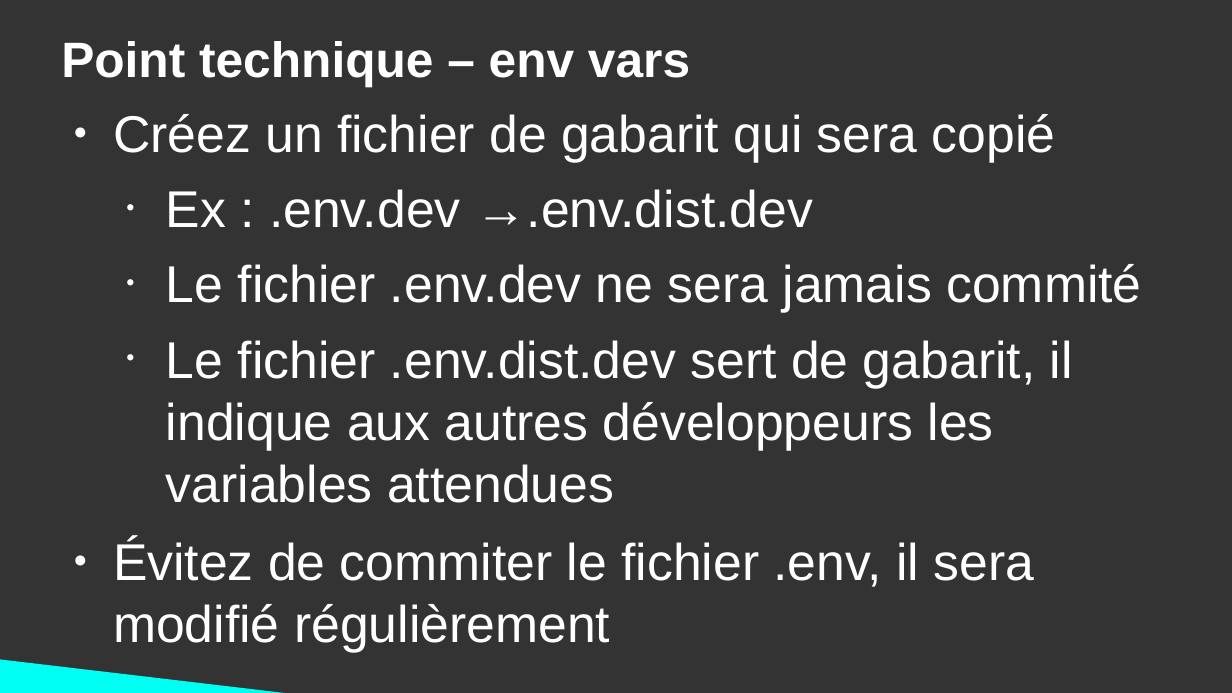
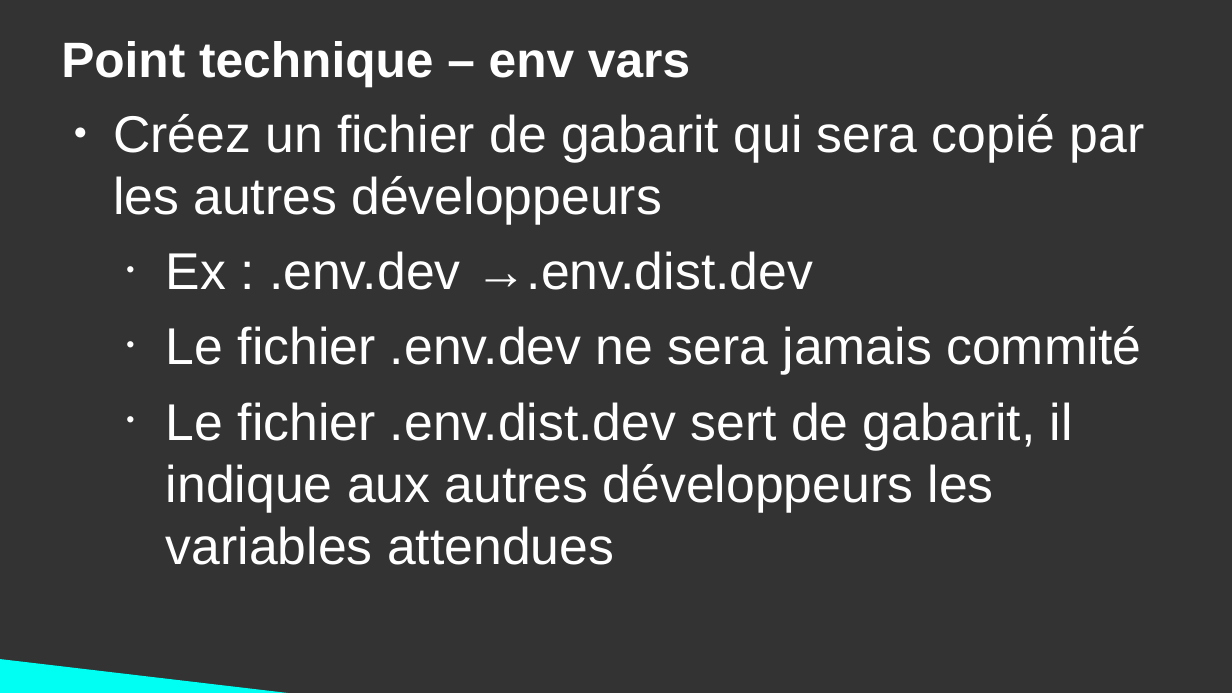
Before and after one commit to DanYellow/cours, a slide deck: slide 55 of developpement-front-s5/travaux-pratiques/numero-4/presentation.odp (slide 57 before the commit). Drawn at 1232x693 pixels with LibreOffice and Linux fonts; fonts in the diff are those of the drawing. Boxes give left, top, right and bottom in pixels: in the first picture for what was removed or moved away, otherwise in the second. Text is boxed around its words. In the diff, an @@ line names an element or a change of style, - is before the commit and + after.

```diff
--- a/developpement-front-s5/travaux-pratiques/numero-4/presentation.odp
+++ b/developpement-front-s5/travaux-pratiques/numero-4/presentation.odp
@@ text at (x1=113, y1=114, x2=1145, y2=225): text changed @@
-● Créez un fichier de gabarit qui sera copié
+● Créez un fichier de gabarit qui sera copié par les autres développeurs
@@ text at (x1=113, y1=539, x2=1034, y2=587): paragraph removed @@
-● Évitez de commiter le fichier .env, il sera modifié régulièrement
```
Also in this commit, not shown: 12 other slides changed, 2 slides added, 3 other files.
